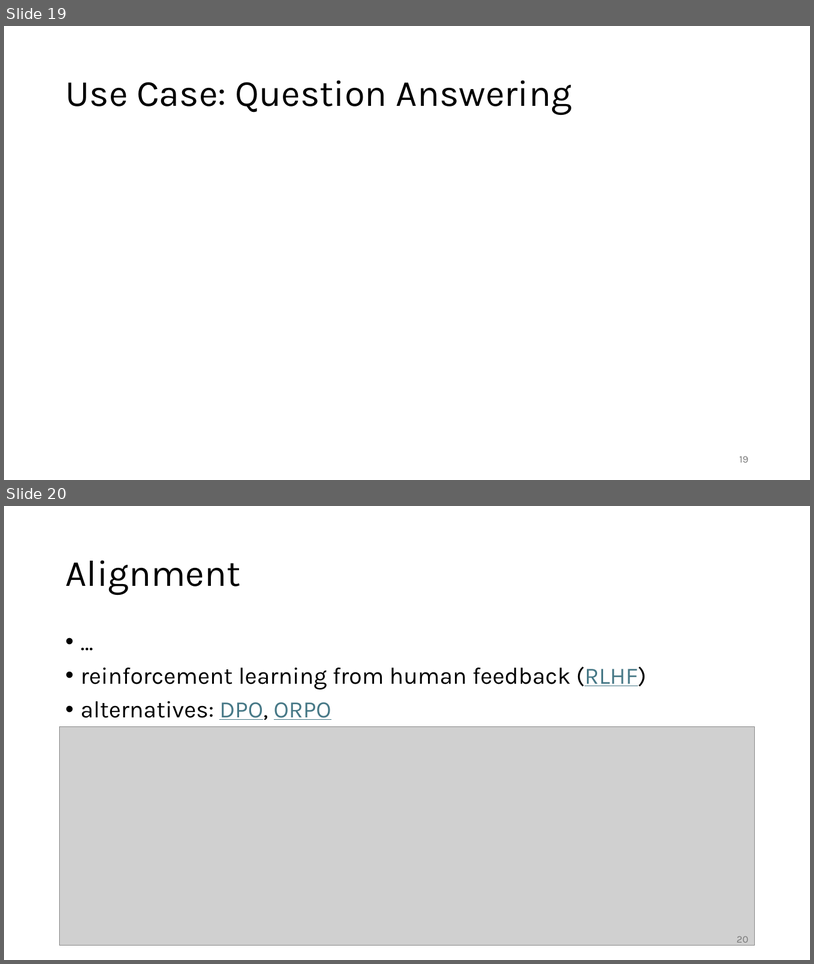
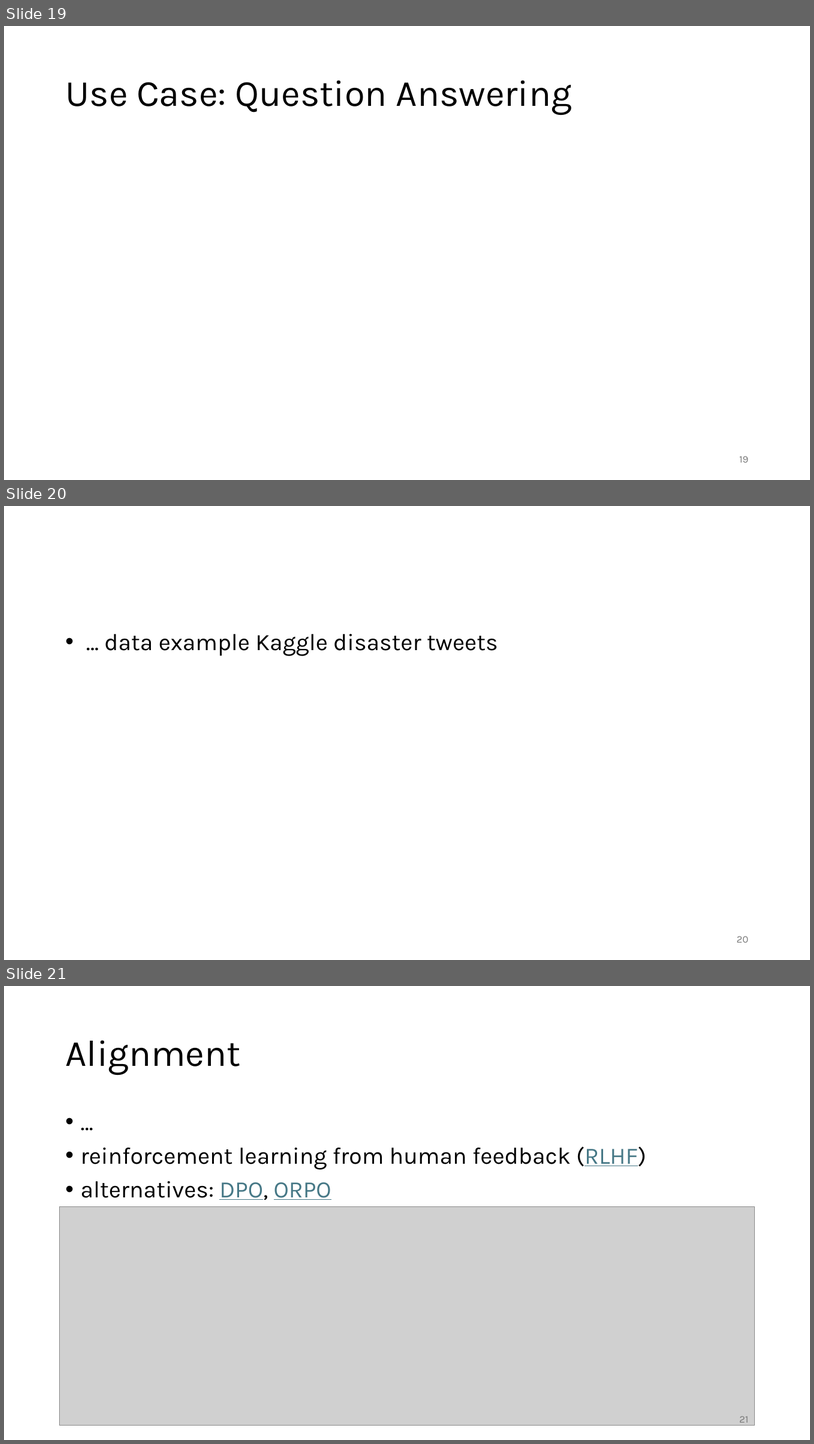
Before and after one commit to FelixWick/language_models, a slide deck: slides/5_finetuning.pptx. Shown one above the other, each under a label of ours: slides 19 and 20 before the commit, slides 19, 20 and 21 after it. The pictures are 814x964 and 814x1444 pixels, drawn with LibreOffice and Linux fonts; fonts in the diff are those of the drawing; grey boxes stand for pictures. Boxes give left, top, right and bottom in pixels: in the first picture for what was removed or moved away, otherwise in the second. Text is boxed around its words. In the diff, an @@ line names an element or a change of style, - is before the commit and + after.

```diff
--- a/slides/5_finetuning.pptx
+++ b/slides/5_finetuning.pptx
@@ slide 20 added at <box>4,506,810,960</box>, background #FFFFFF @@
@@ text added at <box>104,634,498,656</box>, 28 pt, text #000000 @@
+• … data example Kaggle disaster tweets
@@ page number added at <box>737,936,749,942</box>, 12 pt, text #797979 @@
+20
@@ what was slide 20 is now slide 21 @@
@@ page number at <box>740,1416,749,1425</box>: text changed @@
-20
+21
```
Also in this commit, not shown: 3 slides changed.
